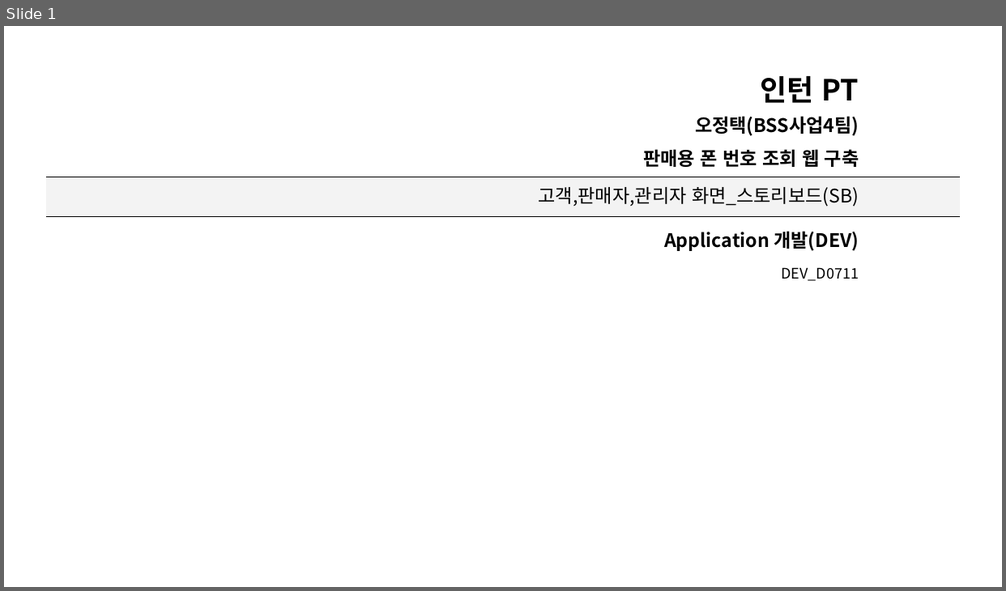
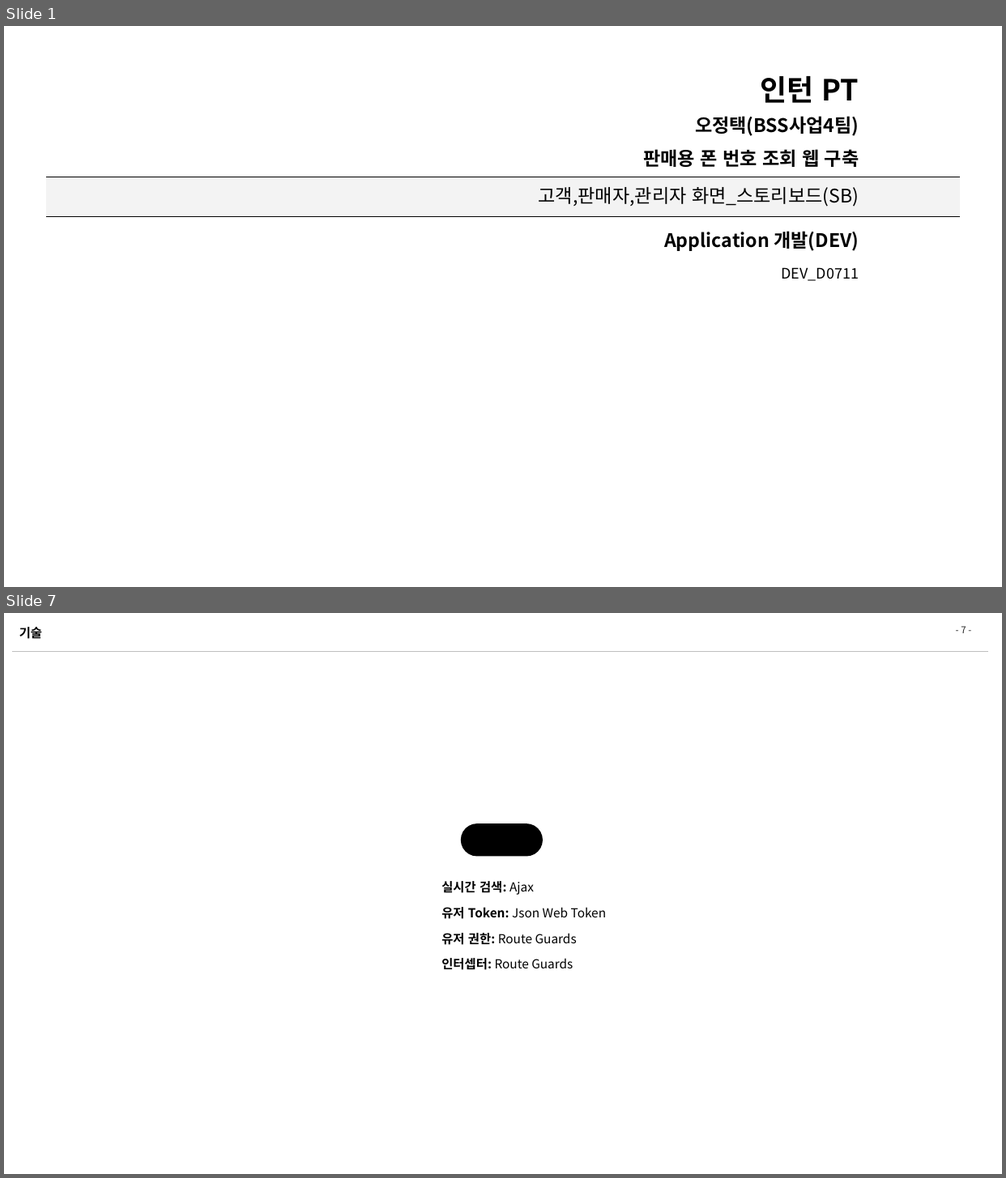
Before and after one commit to zhengze00/SpringBoot-MariaDB-master, a slide deck: Project File/[SK C&C] 인턴PT_오정택.pptx. Shown one above the other, each under a label of ours: slide 1 before the commit, slides 1 and 7 after it; the slides between them are not shown. The pictures are 1006x591 and 1006x1178 pixels, drawn with LibreOffice and Linux fonts; fonts in the diff are those of the drawing; background and template pictures are left out. Boxes give left, top, right and bottom in pixels: in the first picture for what was removed or moved away, otherwise in the second. Text is boxed around its words. In the diff, an @@ line names an element or a change of style, - is before the commit and + after.

```diff
--- a/Project File/[SK C&C] 인턴PT_오정택.pptx
+++ b/Project File/[SK C&C] 인턴PT_오정택.pptx
@@ slide 7 added at <box>4,613,1002,1174</box>, background #FFFFFF @@
@@ title added at <box>19,627,42,639</box>, 12 pt, text #000000, bold @@
+기술
@@ page number added at <box>961,626,965,633</box>, 9 pt, text #262626 @@
+- 7 -
@@ line added from (11, 651) to (988, 651), #BFBFBF 0.25 pt @@
@@ rounded rectangle added at <box>461,824,543,857</box>, fill #000000, 12 pt, text #FFFFFF, bold @@
+기술
@@ text added at <box>441,881,607,970</box>, 12 pt, text #000000 @@
+실시간 검색: Ajax
+유저 Token: Json Web Token
+유저 권한: Route Guards
+인터셉터: Route Guards
```
Also in this commit, not shown: 7 other slides added, 3 other files.
